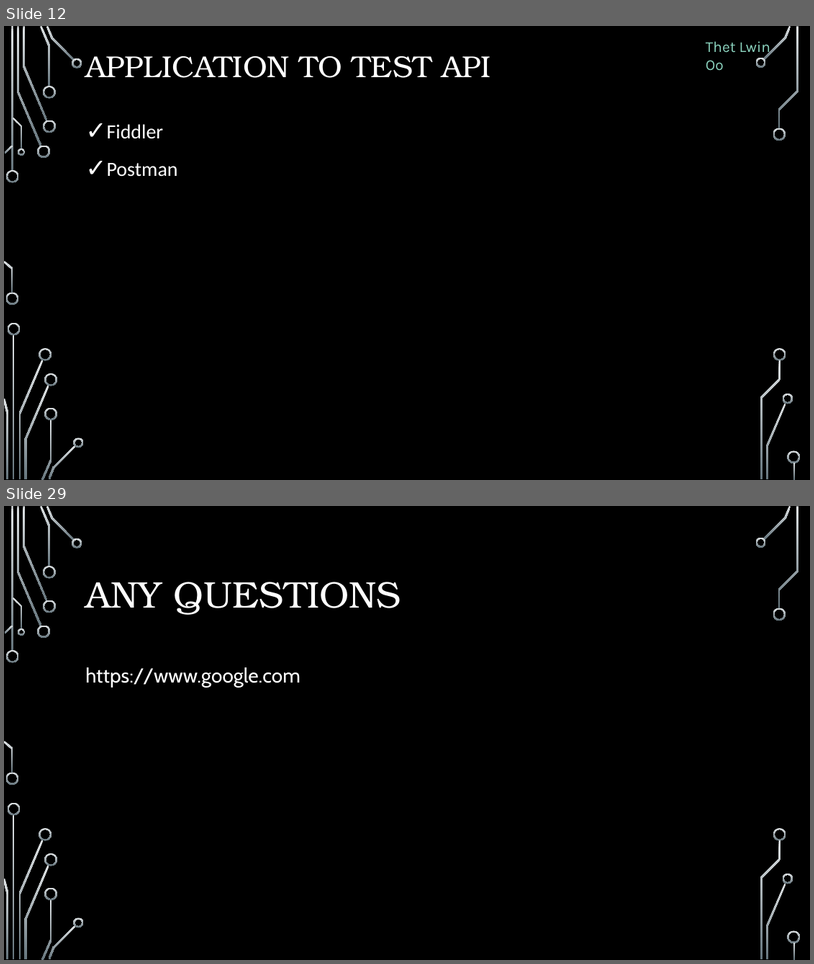
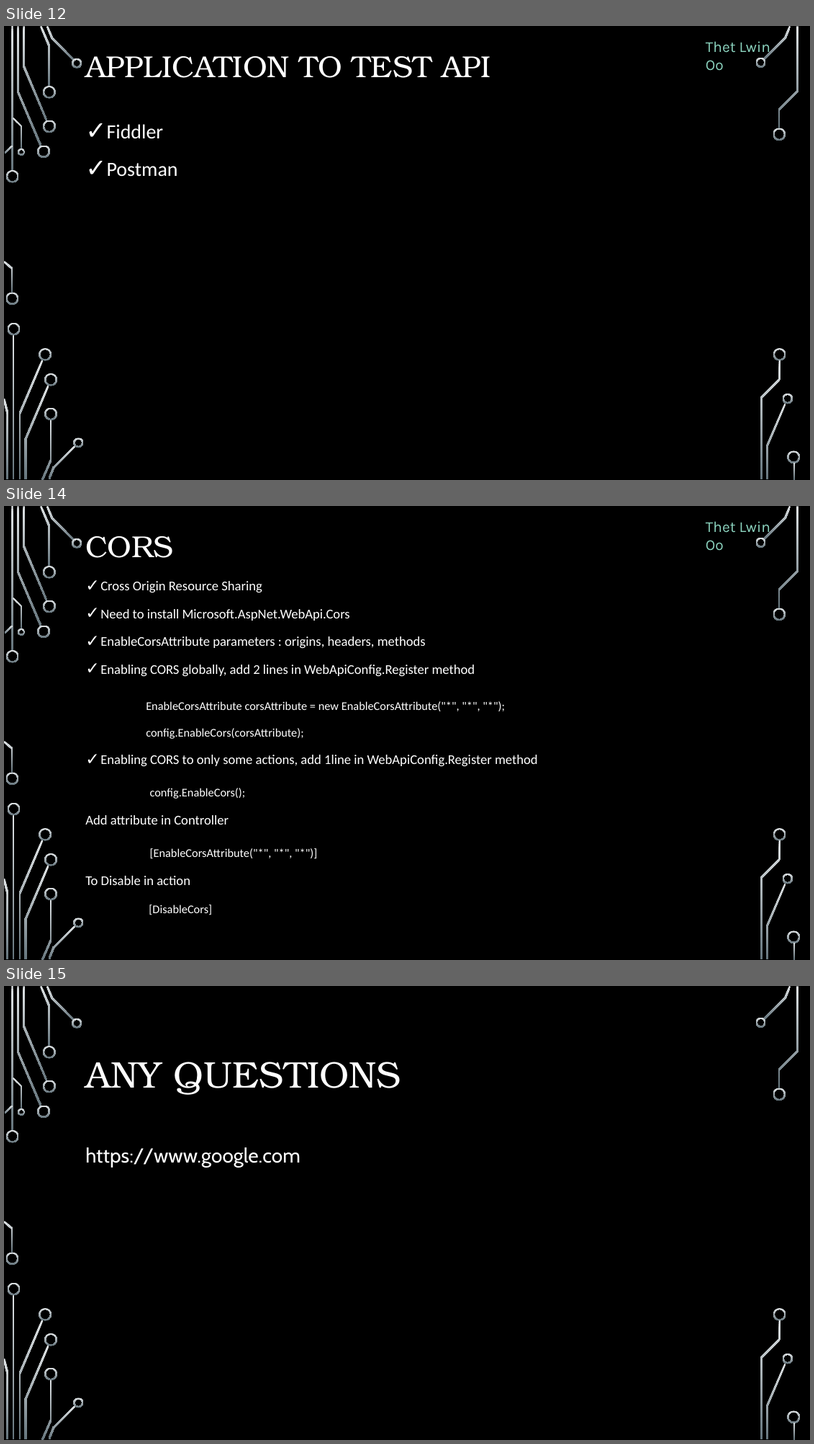
Before and after one commit to ThetLwinOoAam/AspNetMVCTPC1_Doc, a slide deck: AspNetWebApi.pptx. Shown one above the other, each under a label of ours: slides 12 and 29 before the commit, slides 12, 14 and 15 after it; the slides between them are not shown. The pictures are 814x964 and 814x1444 pixels, drawn with LibreOffice and Linux fonts; fonts in the diff are those of the drawing; background and template pictures are left out. Boxes give left, top, right and bottom in pixels: in the first picture for what was removed or moved away, otherwise in the second. Text is boxed around its words. In the diff, an @@ line names an element or a change of style, - is before the commit and + after.

```diff
--- a/AspNetWebApi.pptx
+++ b/AspNetWebApi.pptx
@@ slide 14 added at box(4, 506, 810, 960), background picture (left out); not listed: 36 template elements that a slide beside it also shows @@
@@ text added at box(706, 521, 771, 551), 18 pt, text #8DD6C1 @@
+Thet Lwin Oo
@@ title added at box(85, 536, 173, 558), 36 pt, text #FFFFFF @@
+CORS
@@ text added at box(85, 581, 538, 915), 16 pt, text #FFFFFF @@
+✓ Cross Origin Resource Sharing
+✓ Need to install Microsoft.AspNet.WebApi.Cors
+✓ EnableCorsAttribute parameters : origins, headers, methods
+✓ Enabling CORS globally, add 2 lines in WebApiConfig.Register method
+EnableCorsAttribute corsAttribute = new EnableCorsAttribute("*", "*", "*");
+config.EnableCors(corsAttribute);
+✓ Enabling CORS to only some actions, add 1line in WebApiConfig.Register method
+config.EnableCors();
+Add attribute in Controller
+[EnableCorsAttribute("*", "*", "*")]
+To Disable in action
+[DisableCors]
@@ what was slide 29 is now slide 15 @@
```
Also in this commit, not shown: 1 other slide added, 16 slides removed.
